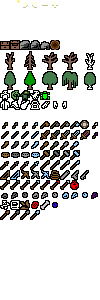
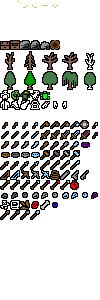
Revision of a layered 100x300 image; what changed, layer by layer:
painted on "tileset.png" over bbox(81, 142, 90, 148)
